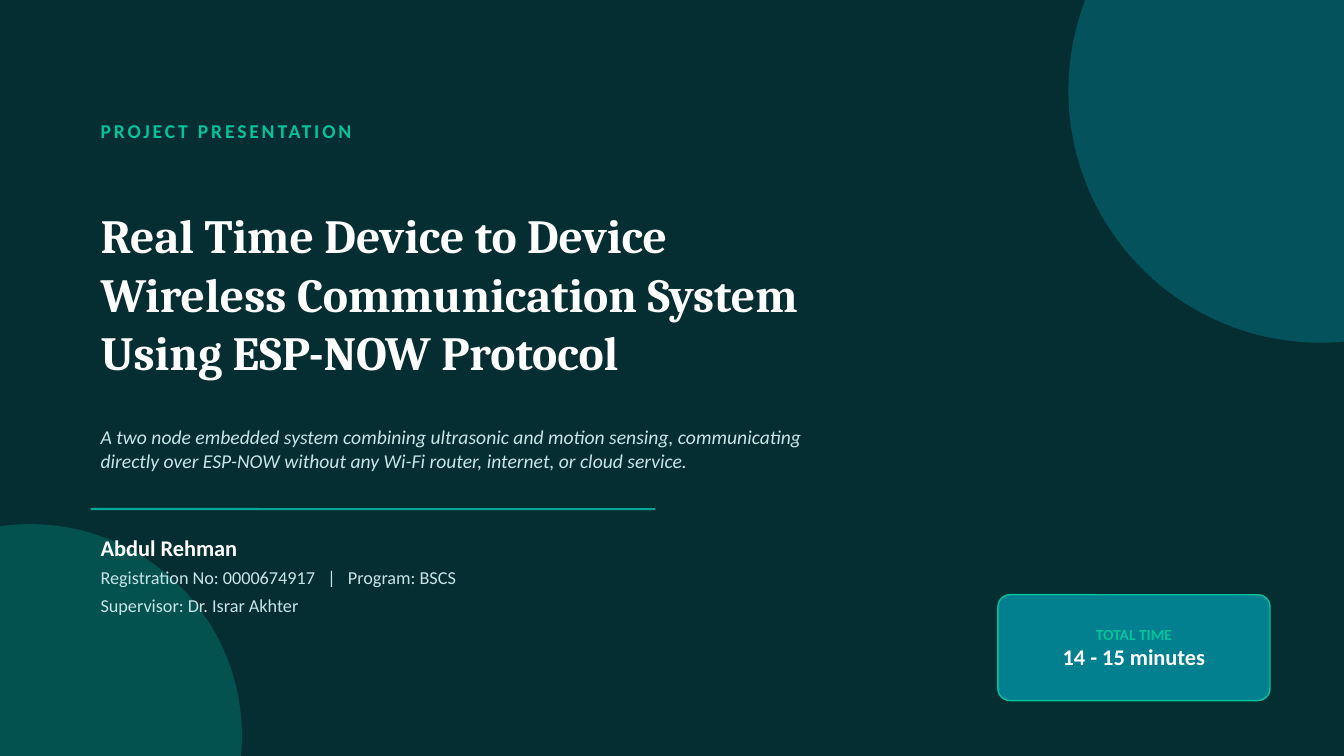
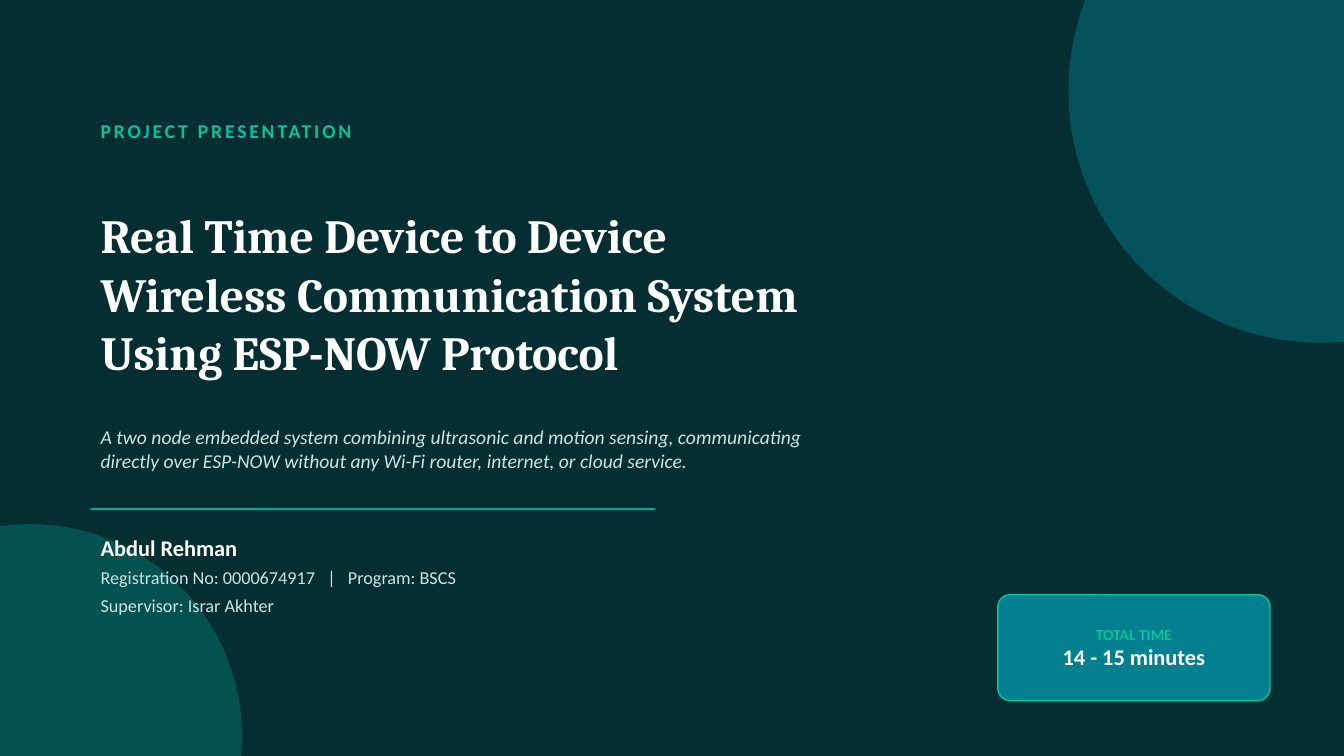
Before and after one commit to abdulrehmanedu9-maker/Real-Time-Device-to-Device-Wireless-Communication-System-Using-ESP-NOW-Protocol, a slide deck: slide 1 of Documents/Real Time Device to Device Wireless Communication System Using ESP NOW Protocol.pptx. Drawn at 1344x756 pixels with LibreOffice and Linux fonts; fonts in the diff are those of the drawing. Boxes give left, top, right and bottom in pixels: in the first picture for what was removed or moved away, otherwise in the second. Text is boxed around its words. In the diff, an @@ line names an element or a change of style, - is before the commit and + after.

```diff
--- a/Documents/Real Time Device to Device Wireless Communication System Using ESP NOW Protocol.pptx
+++ b/Documents/Real Time Device to Device Wireless Communication System Using ESP NOW Protocol.pptx
@@ text at box(101, 599, 274, 615): text changed @@
-Supervisor: Dr. Israr Akhter
+Supervisor: Israr Akhter
```
Also in this commit, not shown: 1 other file.
